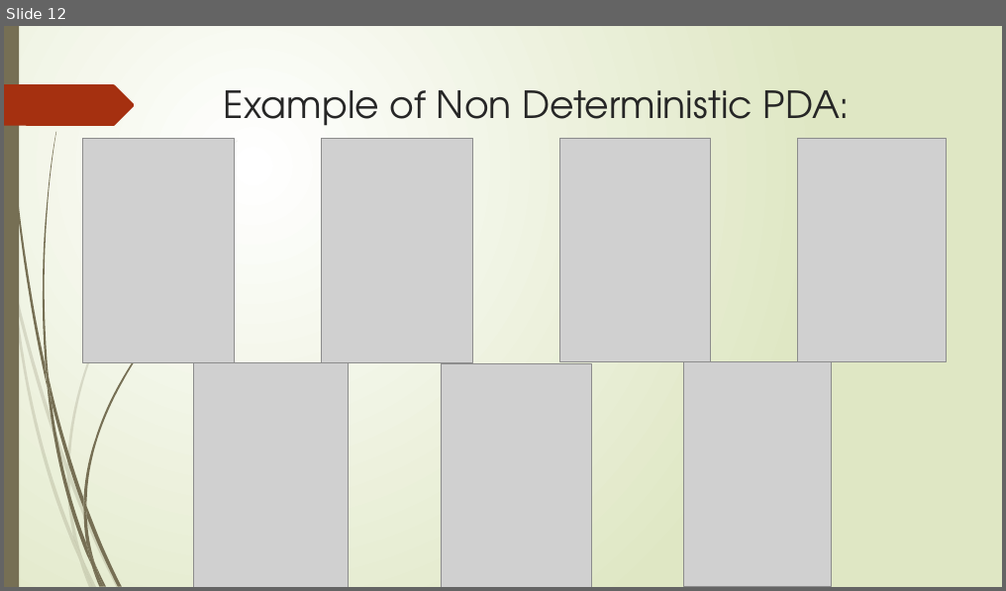
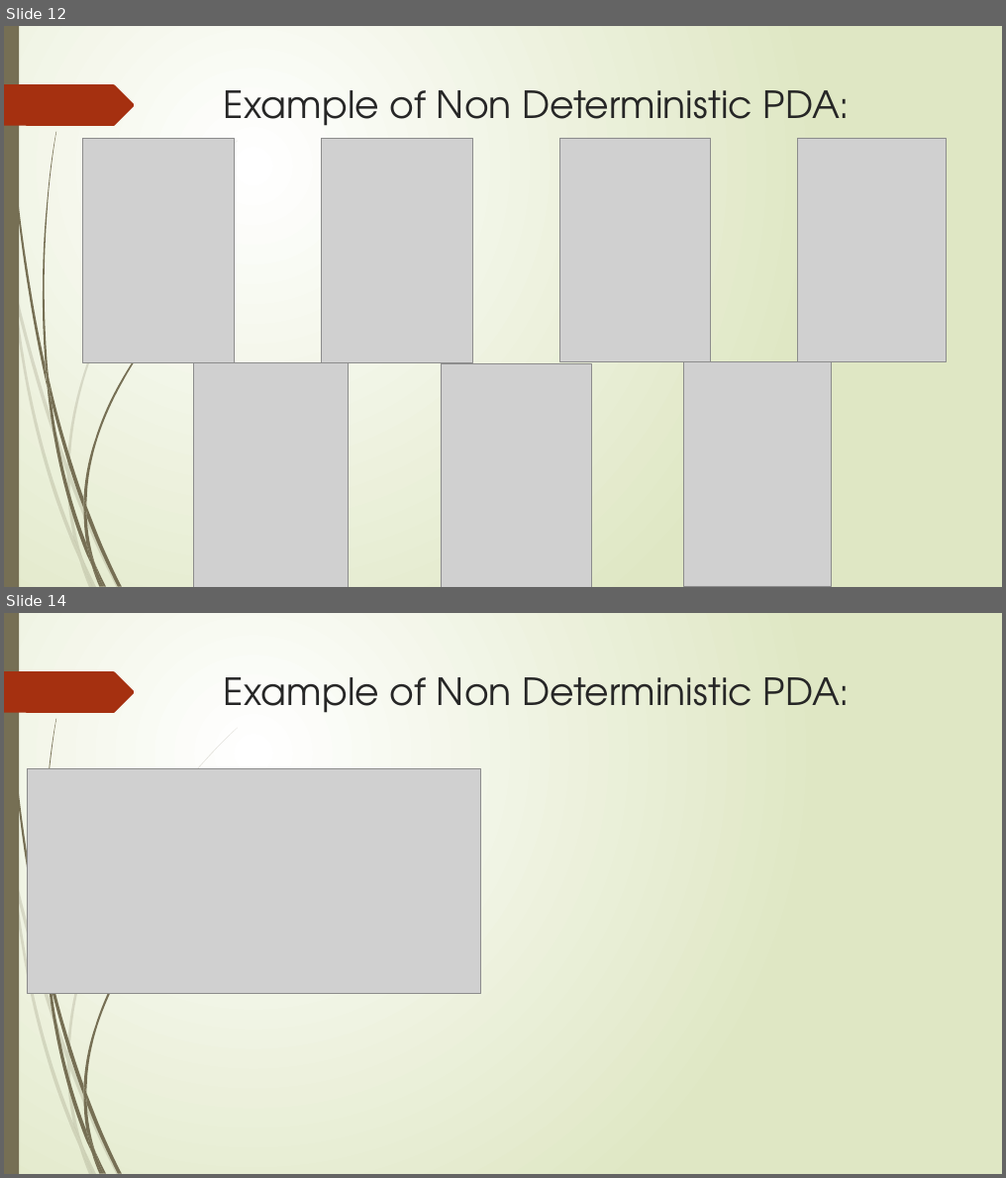
Before and after one commit to Federal-Urdu-University/Theory-of-Automata, a slide deck: Chap-4.pptx. Shown one above the other, each under a label of ours: slide 12 before the commit, slides 12 and 14 after it; the slides between them are not shown. The pictures are 1006x591 and 1006x1178 pixels, drawn with LibreOffice and Linux fonts; fonts in the diff are those of the drawing; grey boxes stand for pictures. Boxes give left, top, right and bottom in pixels: in the first picture for what was removed or moved away, otherwise in the second. Text is boxed around its words. In the diff, an @@ line names an element or a change of style, - is before the commit and + after.

```diff
--- a/Chap-4.pptx
+++ b/Chap-4.pptx
@@ slide 14 added at [4,613,1002,1174], background gradient #FFFFFF to #DFE8C4; not listed: 23 template elements that a slide beside it also shows @@
@@ title added at [224,677,850,713], 36 pt, text #262626 @@
+Example of Non Deterministic PDA:
@@ picture added at [27,768,481,994] @@
```
Also in this commit, not shown: 2 slides changed, 4 other slides added.
